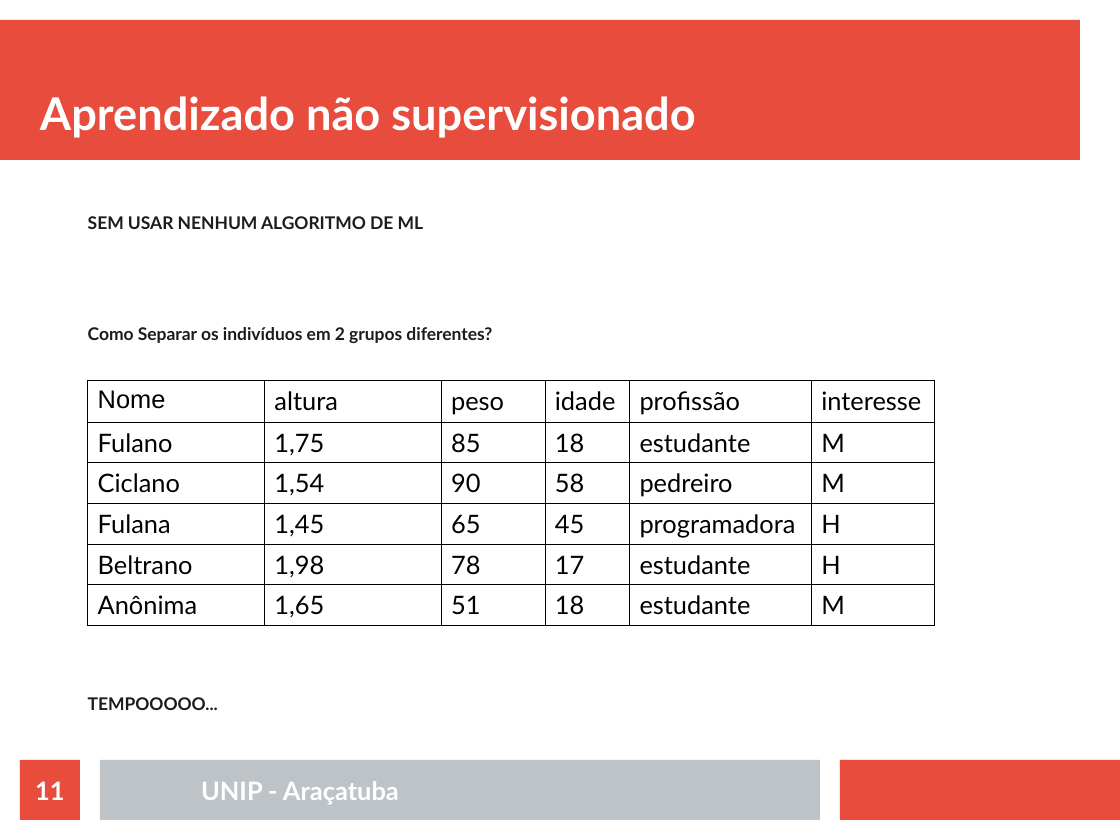
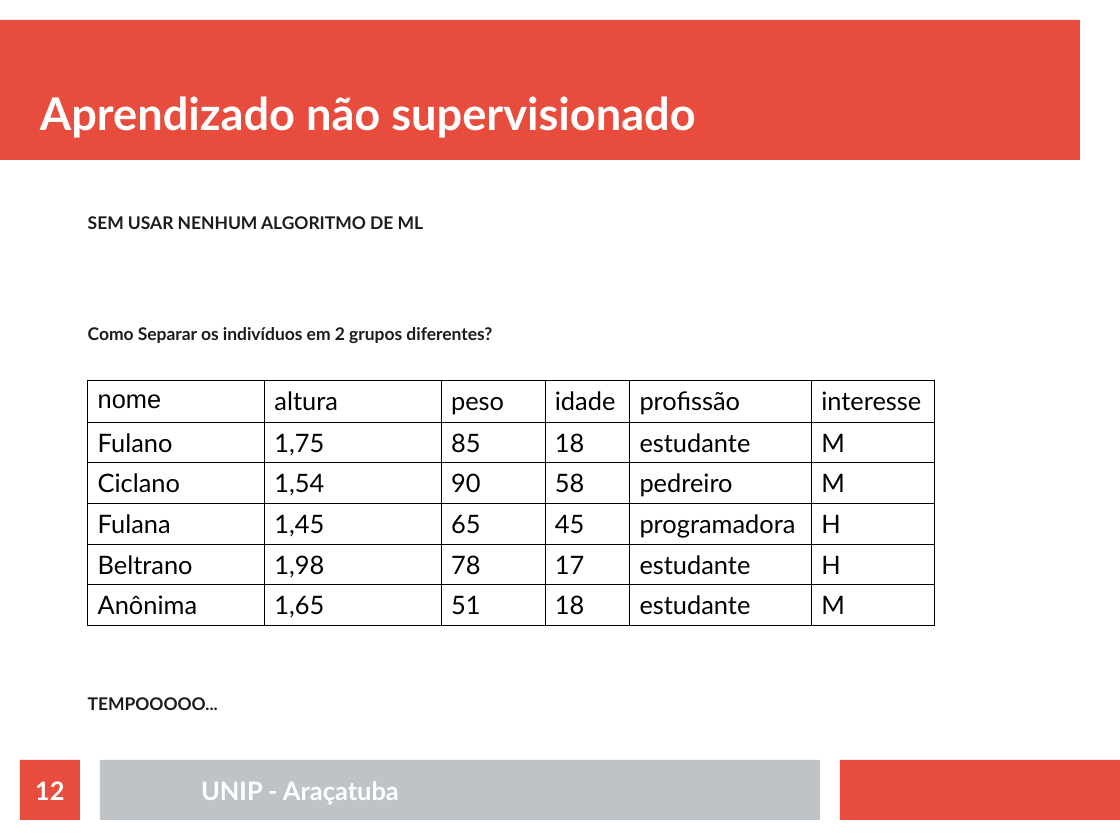
Before and after one commit to rafaelstojoao/pos-unip, a slide deck: slide 12 of [2020][modulo][Machine_Learning]/[aula]02[Agrupamento].odp (slide 11 before the commit). Drawn at 1120x840 pixels with LibreOffice and Linux fonts; fonts in the diff are those of the drawing. Boxes give left, top, right and bottom in pixels: in the first picture for what was removed or moved away, otherwise in the second. Text is boxed around its words. In the diff, an @@ line names an element or a change of style, - is before the commit and + after.

```diff
--- a/[2020][modulo][Machine_Learning]/[aula]02[Agrupamento].odp
+++ b/[2020][modulo][Machine_Learning]/[aula]02[Agrupamento].odp
@@ table at [87,380,935,621] @@
-row 1, column 1: Nome
+row 1, column 1: nome
@@ page number at [35,781,64,800]: text changed @@
-11
+12
```
Also in this commit, not shown: 9 other slides changed, 8 slides added, 1 other file.
